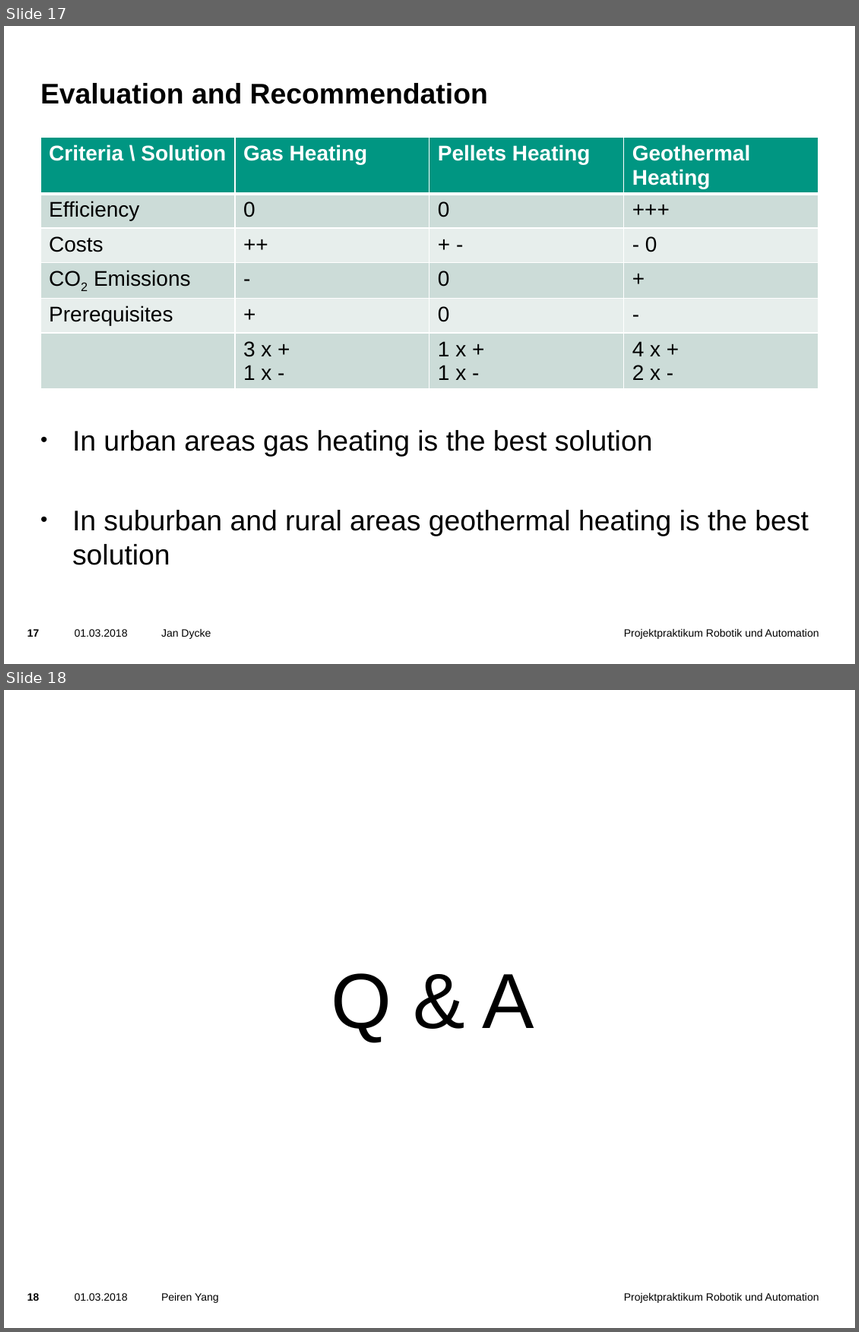
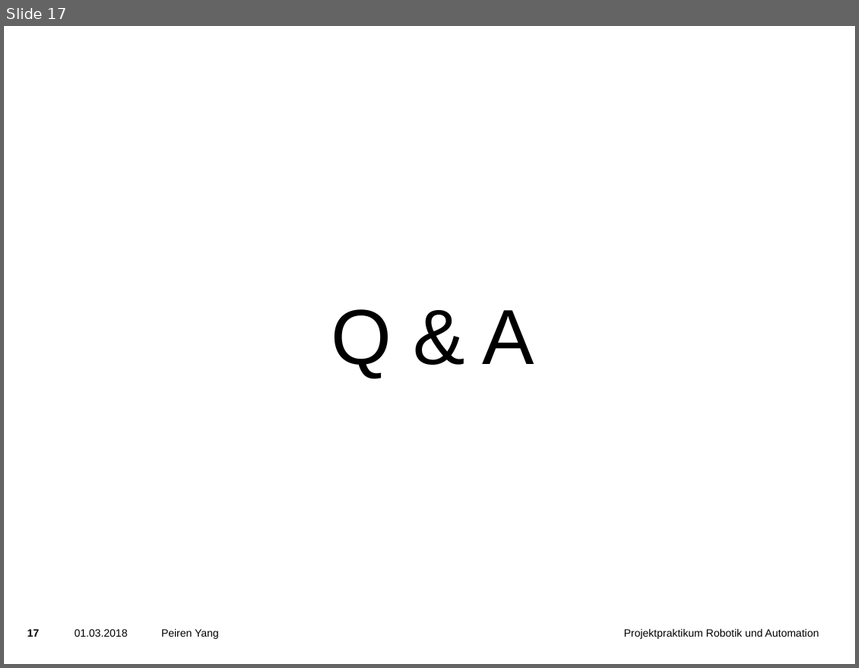
Before and after one commit to yangpeiren/SimpleCalculator, a slide deck: SimpleCalculator/doc/Cross-Platform App Development with Xamarin and Visual Studio App Center.pptx. Shown one above the other, each under a label of ours: slides 17 and 18 before the commit, slide 17 after it. The pictures are 859x1332 and 859x668 pixels, drawn with LibreOffice and Linux fonts; fonts in the diff are those of the drawing; background and template pictures are left out. Boxes give left, top, right and bottom in pixels: in the first picture for what was removed or moved away, otherwise in the second. Text is boxed around its words. In the diff, an @@ line names an element or a change of style, - is before the commit and + after.

```diff
--- a/SimpleCalculator/doc/Cross-Platform App Development with Xamarin and Visual Studio App Center.pptx
+++ b/SimpleCalculator/doc/Cross-Platform App Development with Xamarin and Visual Studio App Center.pptx
@@ slide 17 removed at (4,26,855,664), background picture (left out); not listed: 3 template elements that a slide beside it also shows @@
@@ title removed at (40,83,488,104) @@
-Evaluation and Recommendation
@@ table removed at (40,138,817,395), 6 rows, 4 columns @@
-Criteria \ Solution | Gas Heating | Pellets Heating | Geothermal Heating
-Efficiency | 0 | 0 | +++
-Costs | ++ | + - | - 0
-CO2 Emissions | - | 0 | +
-Prerequisites | + | 0 | -
- | 3 x + / 1 x - | 1 x + / 1 x - | 4 x + / 2 x -
@@ text removed at (72,430,809,566) @@
-• In urban areas gas heating is the best solution
-• In suburban and rural areas geothermal heating is the best solution
@@ text removed at (161,629,211,639) @@
-Jan Dycke
@@ what was slide 18 is now slide 17 @@
@@ page number at (28,629,40,637): text changed @@
-18
+17
```
Also in this commit, not shown: 2 slides changed, 14 slides added, 13 other slides removed.
